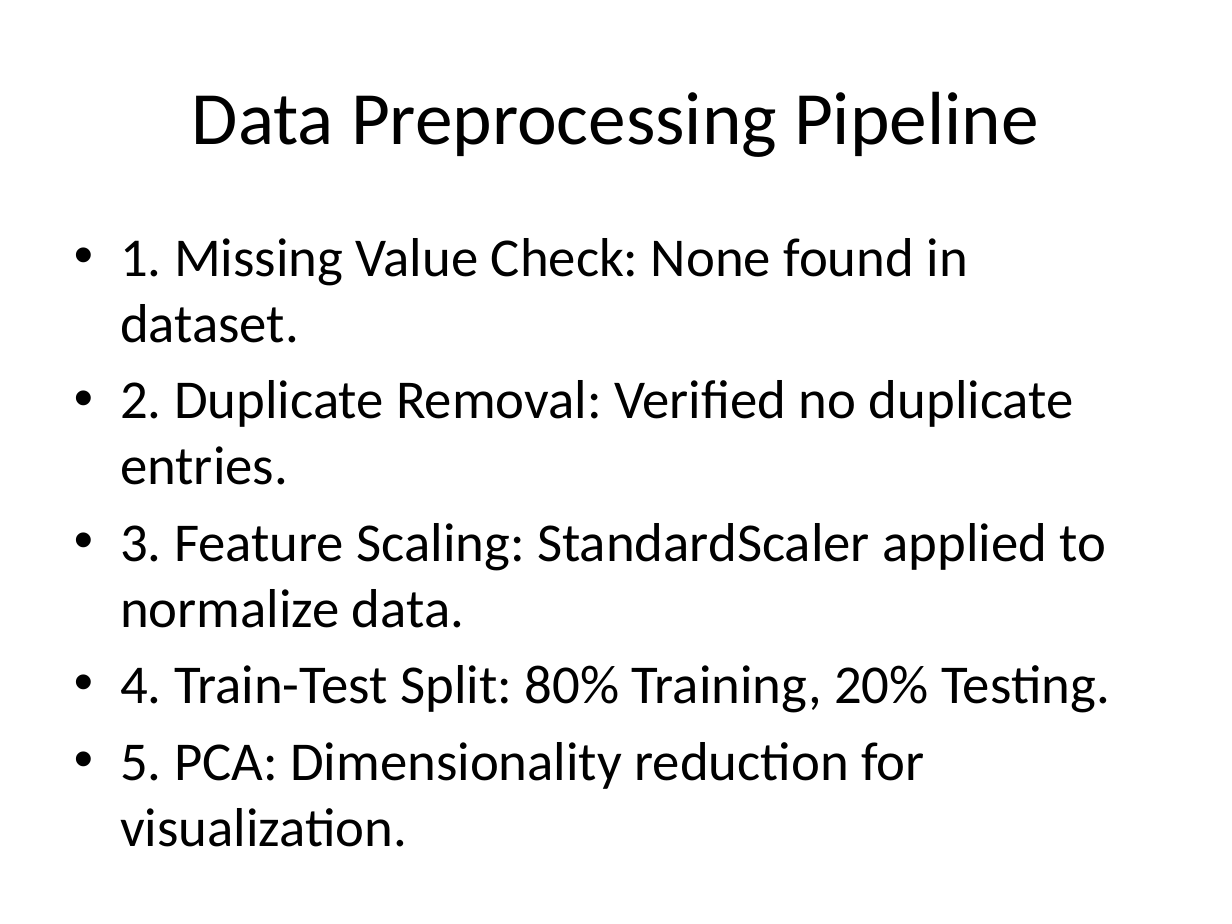
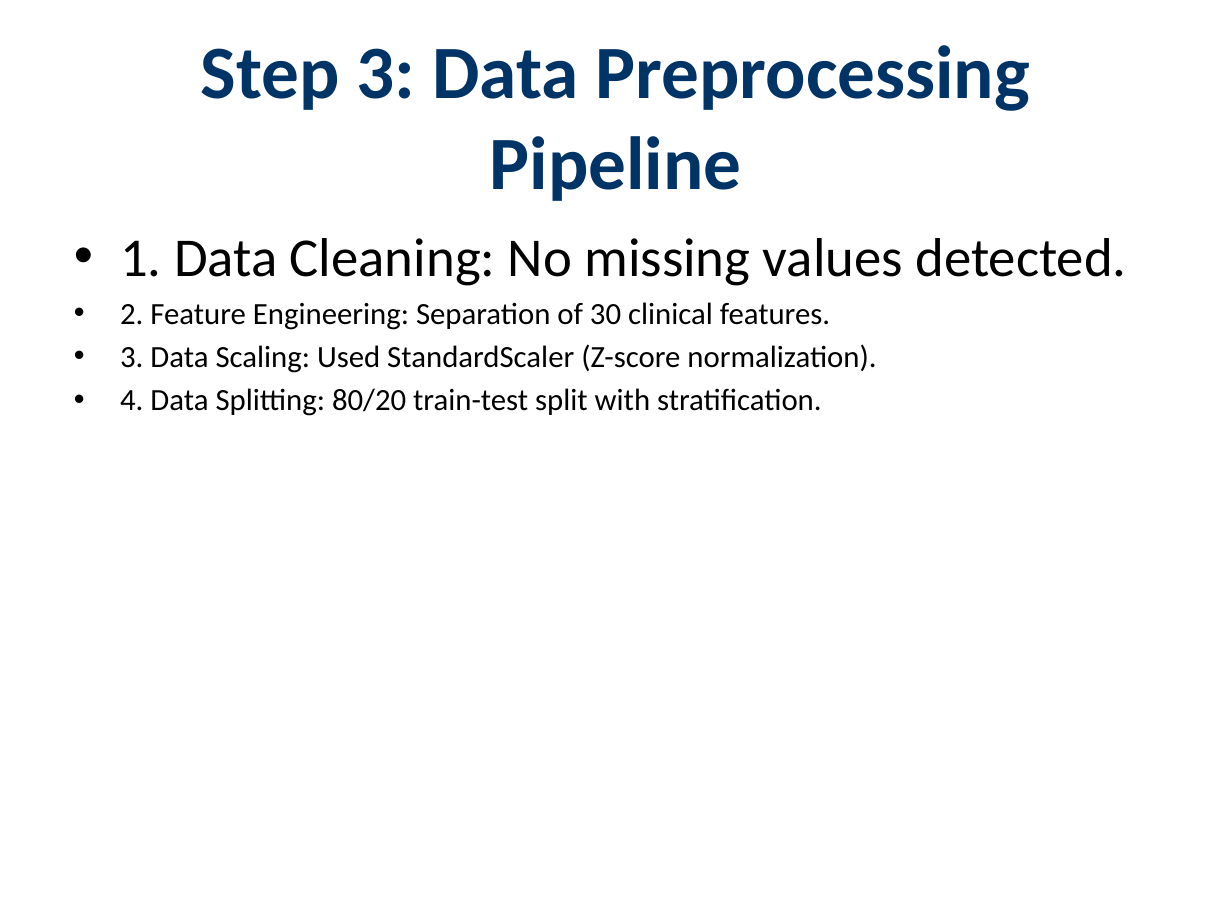
Before and after one commit to azharhussaincs/Breast-Cancer, a slide deck: slide 9 of presentation.pptx (slide 5 before the commit). Drawn at 1232x924 pixels with LibreOffice and Linux fonts; fonts in the diff are those of the drawing. Boxes give left, top, right and bottom in pixels: in the first picture for what was removed or moved away, otherwise in the second. Text is boxed around its words. In the diff, an @@ line names an element or a change of style, - is before the commit and + after.

```diff
--- a/presentation.pptx
+++ b/presentation.pptx
@@ title at (x1=201, y1=45, x2=1030, y2=201): text changed; text colour #000000 to #003366; bold on @@
-Data Preprocessing Pipeline
+Step 3: Data Preprocessing Pipeline
@@ text at (x1=120, y1=238, x2=1126, y2=416): text changed; size 32 to 18 pt @@
-• 1. Missing Value Check: None found in dataset.
-• 2. Duplicate Removal: Verified no duplicate entries.
-• 3. Feature Scaling: StandardScaler applied to normalize data.
-• 4. Train-Test Split: 80% Training, 20% Testing.
-• 5. PCA: Dimensionality reduction for visualization.
+• 1. Data Cleaning: No missing values detected.
+• 2. Feature Engineering: Separation of 30 clinical features.
+• 3. Data Scaling: Used StandardScaler (Z-score normalization).
+• 4. Data Splitting: 80/20 train-test split with stratification.
```
Also in this commit, not shown: 7 other slides changed, 6 slides added, 2 slides removed, 1 other file.
